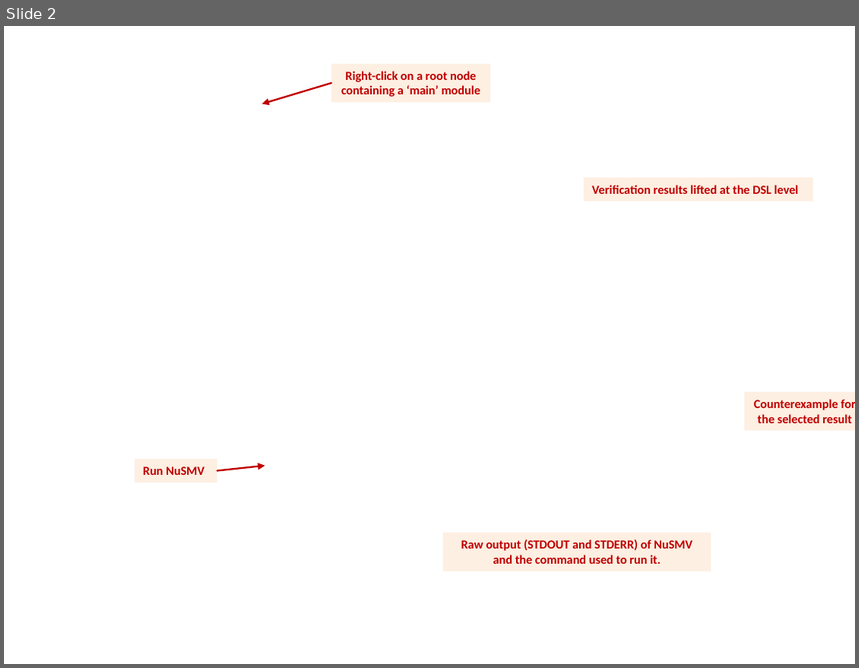
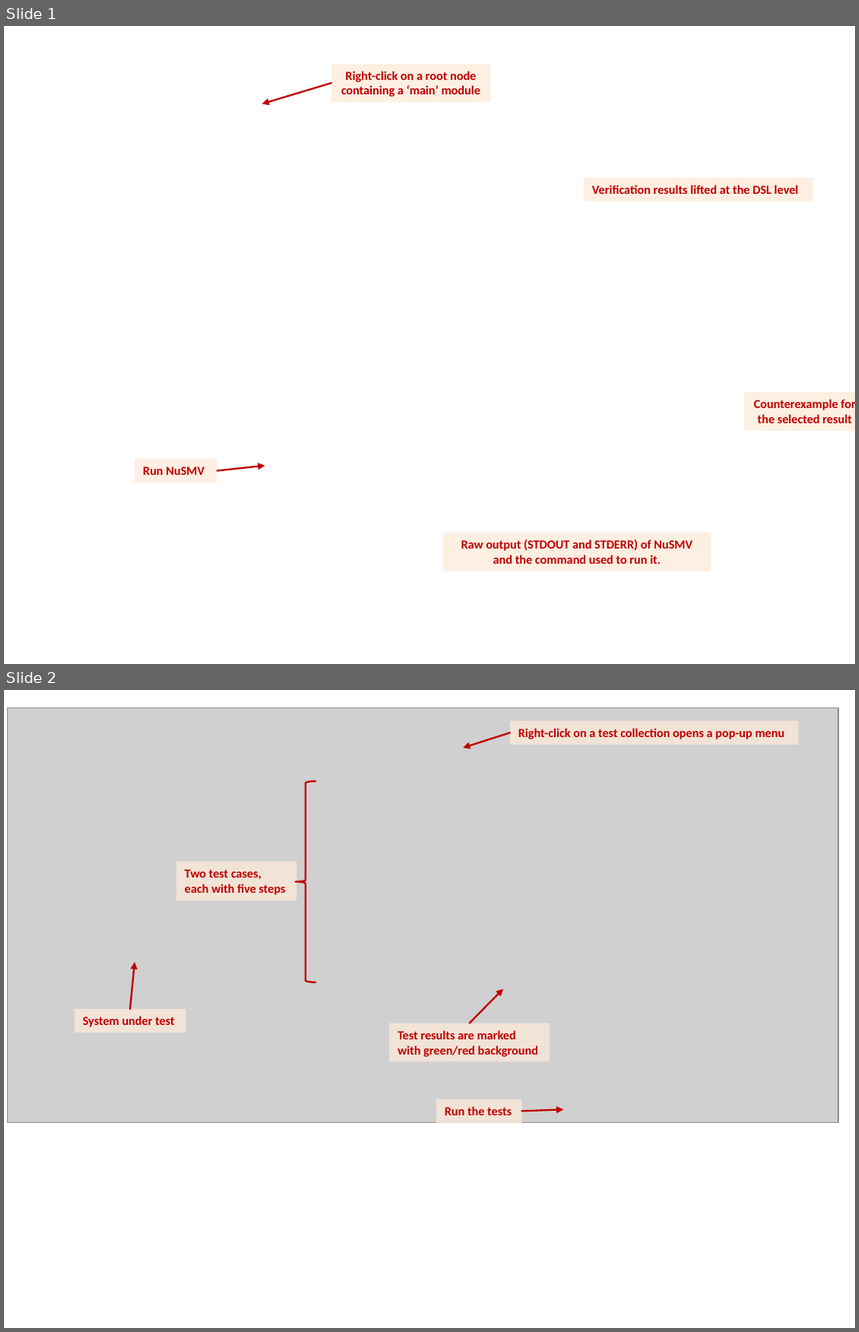
Before and after one commit to mbeddr/mbeddr.formal, a slide deck: docs/figures/figures.pptx. Shown one above the other, each under a label of ours: slide 2 before the commit, slides 1 and 2 after it. The pictures are 859x668 and 859x1332 pixels, drawn with LibreOffice and Linux fonts; fonts in the diff are those of the drawing; grey boxes stand for pictures; background and template pictures are left out. Boxes give left, top, right and bottom in pixels: in the first picture for what was removed or moved away, otherwise in the second. Text is boxed around its words. In the diff, an @@ line names an element or a change of style, - is before the commit and + after.

```diff
--- a/docs/figures/figures.pptx
+++ b/docs/figures/figures.pptx
@@ slide 2 added at (4, 690, 855, 1328), background #FFFFFF @@
@@ picture added at (7, 708, 838, 1123) @@
@@ arrow added from (509, 733) to (463, 748), #C00000 1.5 pt @@
@@ rectangle added at (509, 720, 798, 745), fill #FDEADA at 76% opacity, 10.5 pt, text #C00000, bold @@
+Right-click on a test collection opens a pop-up menu
@@ left brace added at (296, 781, 316, 982), outline #C00000 1.5 pt @@
@@ rectangle added at (176, 862, 297, 901), fill #FDEADA at 76% opacity, 10.5 pt, text #C00000, bold @@
+Two test cases,
+each with five steps
@@ arrow added from (130, 1009) to (135, 962), #C00000 1.5 pt @@
@@ arrow added from (470, 1024) to (503, 989), #C00000 1.5 pt @@
@@ rectangle added at (75, 1009, 186, 1033), fill #FDEADA at 76% opacity, 10.5 pt, text #C00000, bold @@
+System under test
@@ rectangle added at (389, 1024, 550, 1062), fill #FDEADA at 76% opacity, 10.5 pt, text #C00000, bold @@
+Test results are marked
+with green/red background
@@ rectangle added at (436, 1100, 522, 1123), fill #FDEADA at 76% opacity, 10.5 pt, text #C00000, bold @@
+Run the tests
@@ arrow added from (522, 1111) to (563, 1110), #C00000 1.5 pt @@
@@ what was slide 2 is now slide 1 @@
```
Also in this commit, not shown: 2 other slides added, 1 slide removed, 10 other files.
